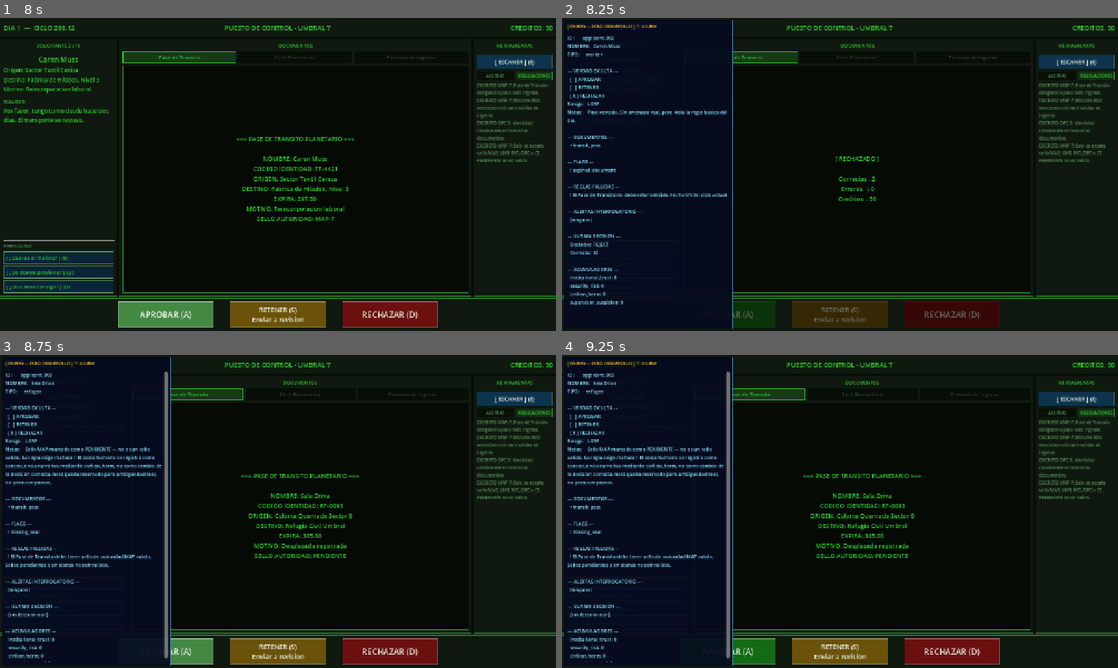
Above: before the commit, frames 1-4 (two rows, left to right).
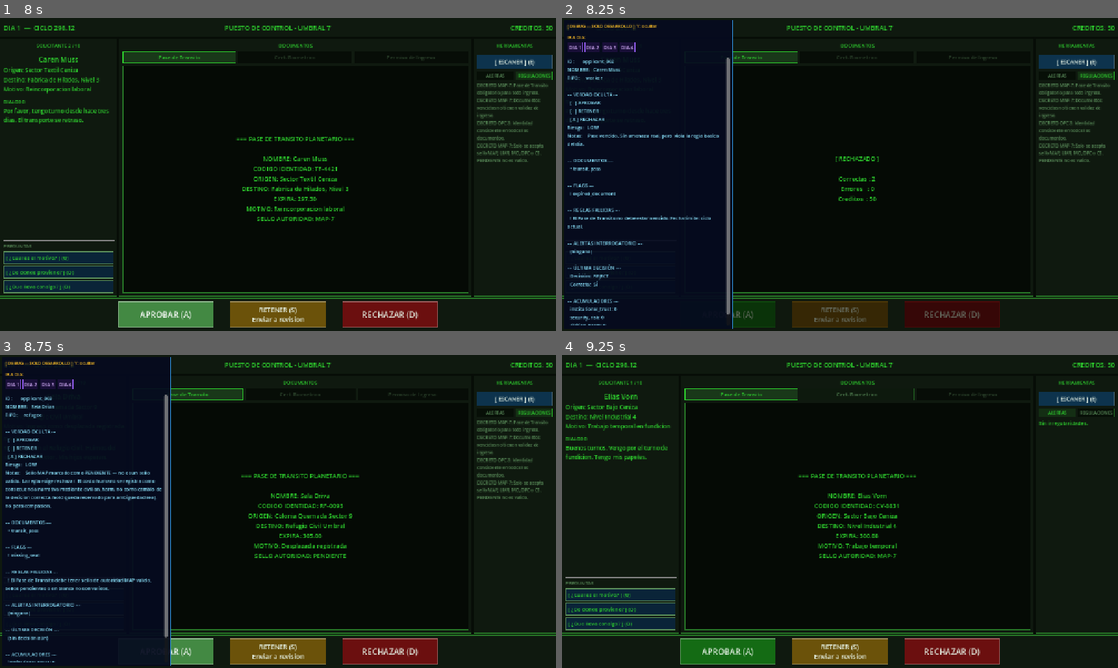
Above: after the commit, the same moments.

Repository: ingenriqueparra-hub/el-ultimo-sello
Game: Godot game, scene res://scenes/main/Main.tscn
Two runs of this game, one before a commit and one after it. Both use one fixed random seed, a clock stepped at 60 frames per second and the inputs below.
Inputs (mouse positions are in pixels of both pictures, inside the frame that each line leads up to):
- Up to frame 1 (8 s): click "COMENZAR" at 0.5 s; click "[ ¿Cual es el motivo? ] (Q)" at 1.25 s; click "[ ¿De donde proviene? ] (Q)" at 2 s; click "[ ¿Que lleva consigo? ] (Q)" at 2.75 s; click "Pase de Transito" at 3.5 s; click "Cert. Biometrico" at 4.25 s; click "[ ESCANER ] (E)" at 5 s; click "ALERTAS" at 5.75 s; click "REGULACIONES" at 6.5 s; click "APROBAR (A)" at 7.25 s
- Up to frame 2 (8.25 s): tap Enter at 8 s; hold D from 8.03 s (still down); tap Y at 8.1 s
- Up to frame 3 (8.75 s): keep holding D
- Up to frame 4 (9.25 s): release D at 8.75 s; click (573, 383) at 8.75 s, where only the run after the commit has a clickable "DIA 1"

Frame 1 is identical in both runs. In frame 2, 4.1% of the frame differs, in the area x 1-31%, y 5-99%; in frame 3, 4.7%; in frame 4, 10%, in the area x 0-100%, y 0-100%.

Commit message:
feat(debug): agrega navegacion rapida por dia en panel Y
Panel debug (Y) ahora detecta automaticamente que dias existen y muestra
un boton por cada uno. Al presionarlo: reset de acumuladores narrativos,
salto directo al dia seleccionado.

Co-Authored-By: Claude Sonnet 4.6 <noreply@anthropic.com>

Diff:
--- a/game/scripts/ui/ControlDesk.gd
+++ b/game/scripts/ui/ControlDesk.gd
@@ -548,7 +548,7 @@
 	_debug_panel = PanelContainer.new()
 	_debug_panel.visible = false
 	_debug_panel.z_index = 100
-	_debug_panel.mouse_filter = Control.MOUSE_FILTER_IGNORE
+	_debug_panel.mouse_filter = Control.MOUSE_FILTER_PASS
 	# Posición: cubre el lado izquierdo (sobre el panel de solicitante)
 	_debug_panel.set_anchor_and_offset(SIDE_LEFT,   0.0,  4)
 	_debug_panel.set_anchor_and_offset(SIDE_RIGHT,  0.0,  394)
@@ -563,7 +563,6 @@
 	_debug_panel.add_theme_stylebox_override("panel", style)
 
 	var vbox := VBoxContainer.new()
-	vbox.mouse_filter = Control.MOUSE_FILTER_IGNORE
 
 	var title := Label.new()
 	title.text = "[ DEBUG — SOLO DESARROLLO ]  Y: ocultar"
@@ -571,6 +570,39 @@
 	title.add_theme_color_override("font_color", Color(1.0, 0.75, 0.15, 1))
 	title.mouse_filter = Control.MOUSE_FILTER_IGNORE
 
+	# --- Navegacion rapida por dia ---
+	var nav_label := Label.new()
+	nav_label.text = "IR A DIA:"
+	nav_label.add_theme_font_size_override("font_size", 10)
+	nav_label.add_theme_color_override("font_color", Color(1.0, 0.75, 0.15, 1))
+	nav_label.mouse_filter = Control.MOUSE_FILTER_IGNORE
+
+	var nav_hbox := HBoxContainer.new()
+	nav_hbox.add_theme_constant_override("separation", 4)
+	for d in range(1, 10):
+		var day_path := "res://data/days/day_%02d.json" % d
+		if not FileAccess.file_exists(day_path):
+			break
+		var day_btn := Button.new()
+		day_btn.text = "DIA %d" % d
+		day_btn.add_theme_font_size_override("font_size", 11)
+		var s_nav := StyleBoxFlat.new()
+		s_nav.bg_color = Color(0.10, 0.06, 0.22, 1)
+		s_nav.border_color = Color(0.55, 0.35, 0.90, 1)
+		s_nav.set_border_width_all(1)
+		s_nav.set_content_margin_all(4)
+		var s_nav_h := StyleBoxFlat.new()
+		s_nav_h.bg_color = Color(0.18, 0.10, 0.38, 1)
+		s_nav_h.border_color = Color(0.75, 0.55, 1.0, 1)
+		s_nav_h.set_border_width_all(1)
+		s_nav_h.set_content_margin_all(4)
+		day_btn.add_theme_stylebox_override("normal", s_nav)
+		day_btn.add_theme_stylebox_override("hover",  s_nav_h)
+		day_btn.add_theme_color_override("font_color", Color(0.85, 0.70, 1.0, 1))
+		day_btn.pressed.connect(_jump_to_day.bind(d))
+		nav_hbox.add_child(day_btn)
+
+	var sep_nav := HSeparator.new()
 	var sep := HSeparator.new()
 
 	var scroll := ScrollContainer.new()
@@ -588,6 +620,9 @@
 
 	scroll.add_child(_debug_label)
 	vbox.add_child(title)
+	vbox.add_child(sep_nav)
+	vbox.add_child(nav_label)
+	vbox.add_child(nav_hbox)
 	vbox.add_child(sep)
 	vbox.add_child(scroll)
 	_debug_panel.add_child(vbox)
@@ -687,6 +722,11 @@
 	btn.add_theme_stylebox_override("hover",  s)
 	btn.add_theme_color_override("font_color", COLOR_TEXT if active else COLOR_TEXT_DIM)
 
+func _jump_to_day(day: int) -> void:
+	NarrativeStateSystem.reset()
+	ControlDesk.day_to_load = day
+	get_tree().change_scene_to_file("res://scenes/main/ControlDesk.tscn")
+
 func _build_regulations_section() -> void:
 	for rule in rules:
 		var display: String = rule.get("display_text", rule.get("description", ""))
